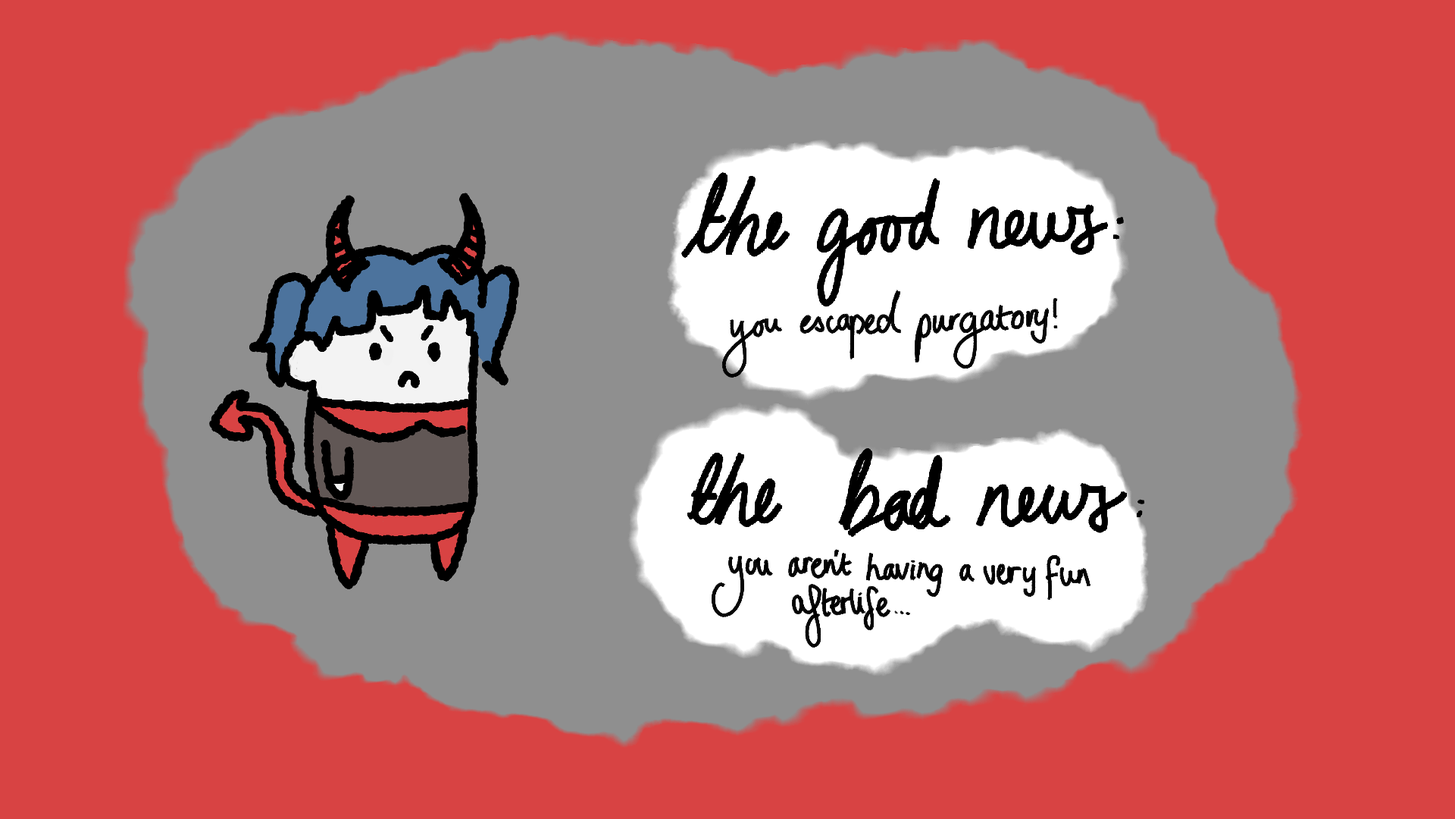
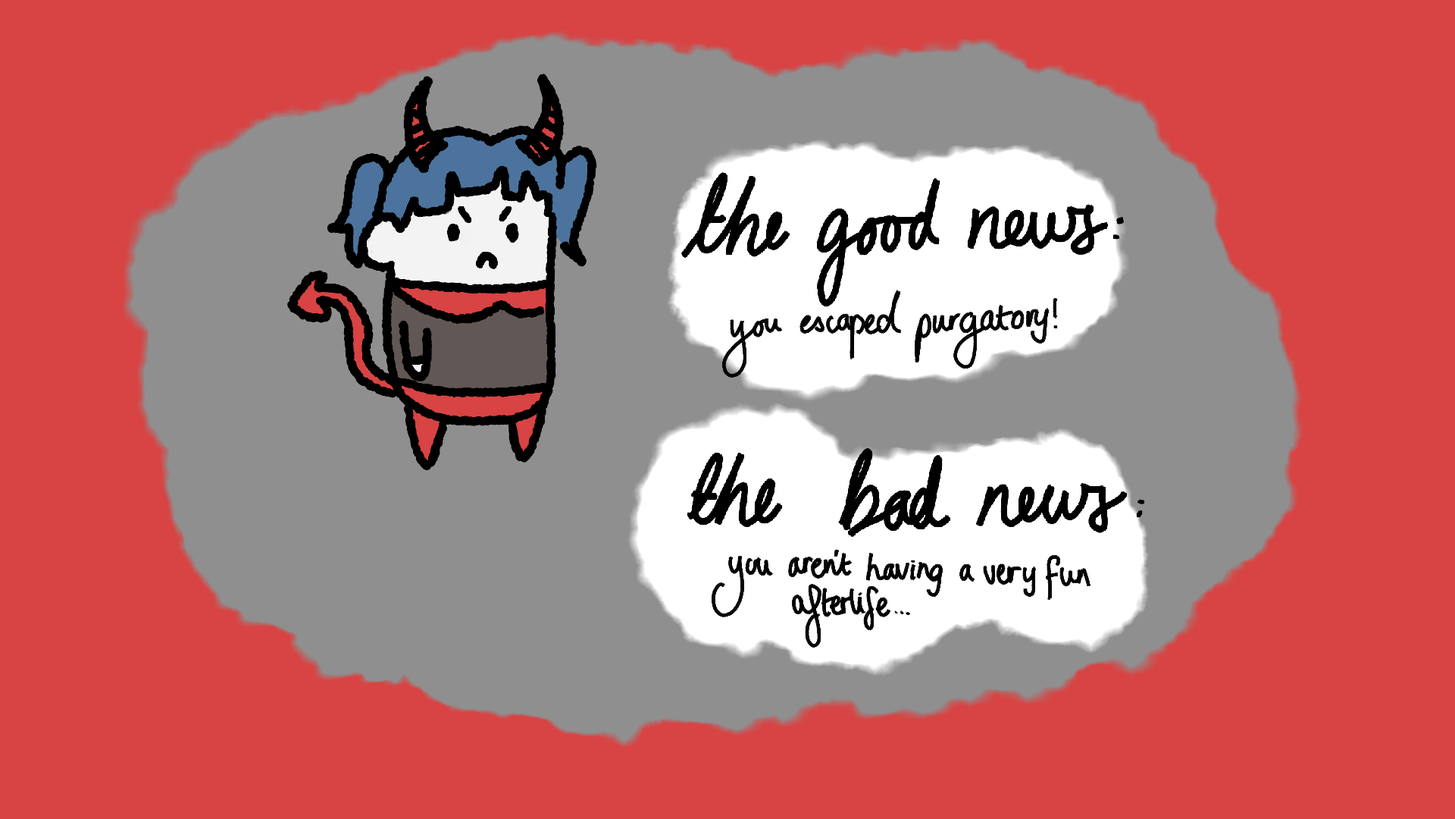
Layer changes from the first 1455 x 819 image to the second:
painted on "GAL" over (209, 73, 598, 590)
removed layer "skin" over (288, 280, 476, 513)
painted on "bg" over (532, 206, 554, 278)
